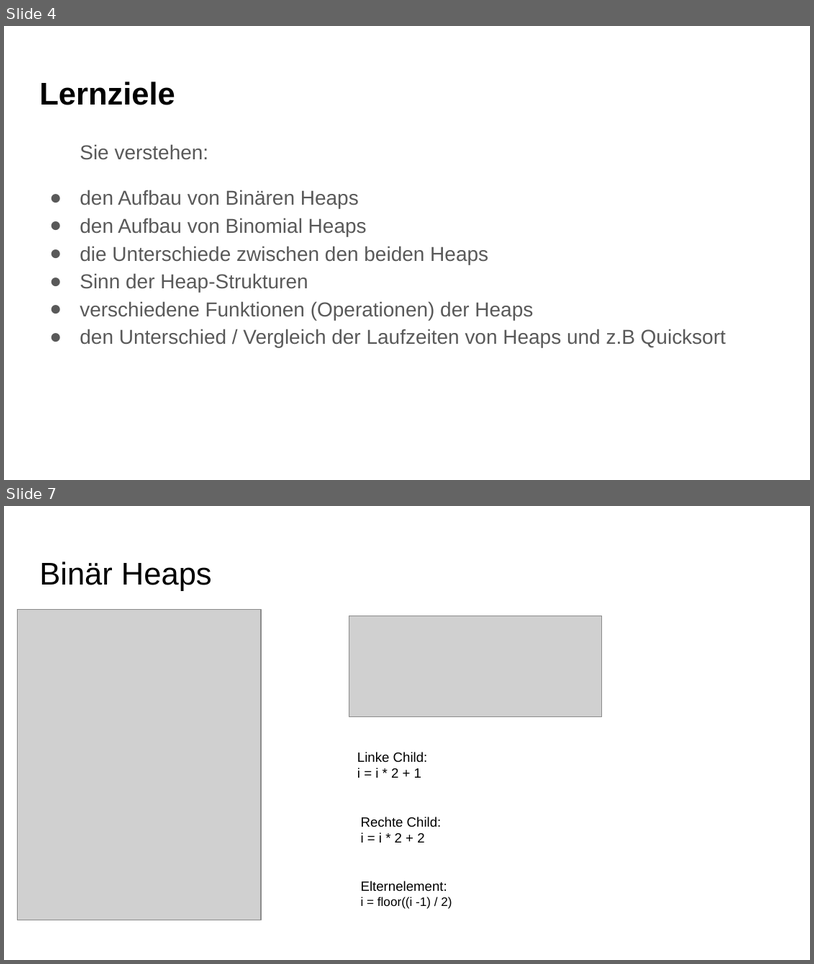
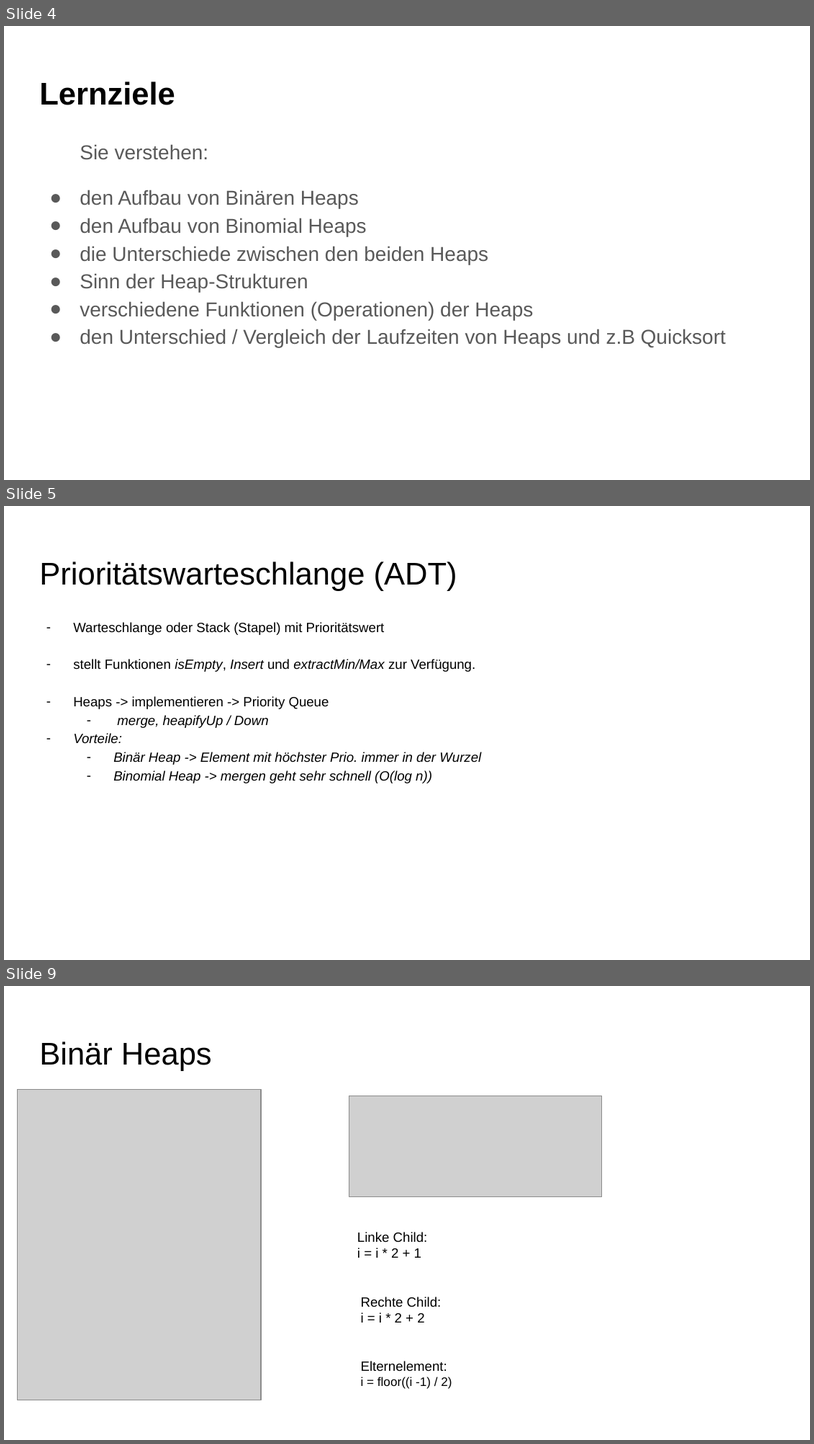
Before and after one commit to DieCoolenVonDerSchule/Algo1920fixed, a slide deck: Dokumente/Präsentation.pptx. Shown one above the other, each under a label of ours: slides 4 and 7 before the commit, slides 4, 5 and 9 after it; the slides between them are not shown. The pictures are 814x964 and 814x1444 pixels, drawn with LibreOffice and Linux fonts; fonts in the diff are those of the drawing; grey boxes stand for pictures. Boxes give left, top, right and bottom in pixels: in the first picture for what was removed or moved away, otherwise in the second. Text is boxed around its words. In the diff, an @@ line names an element or a change of style, - is before the commit and + after.

```diff
--- a/Dokumente/Präsentation.pptx
+++ b/Dokumente/Präsentation.pptx
@@ slide 5 added at [4, 506, 810, 960], background #FFFFFF @@
@@ title added at [39, 561, 458, 591], 28 pt, text #000000 @@
+Prioritätswarteschlange (ADT)
@@ text added at [73, 622, 481, 783], 12 pt, text #000000, italic @@
+– Warteschlange oder Stack (Stapel) mit Prioritätswert
+– stellt Funktionen isEmpty, Insert und extractMin/Max zur Verfügung.
+– Heaps -> implementieren -> Priority Queue
+  – merge, heapifyUp / Down
+– Vorteile:
+  – Binär Heap -> Element mit höchster Prio. immer in der Wurzel
+  – Binomial Heap -> mergen geht sehr schnell (O(log n))
@@ what was slide 7 is now slide 9 @@
```
Also in this commit, not shown: 6 slides changed, 2 other slides added, 2 slides removed, 5 other files.
